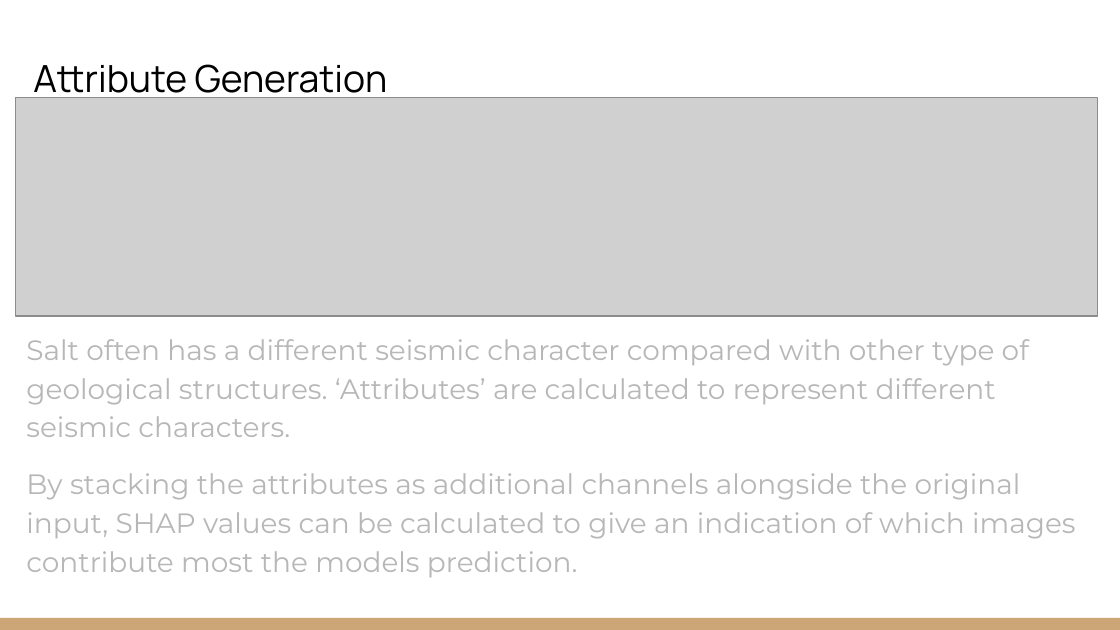
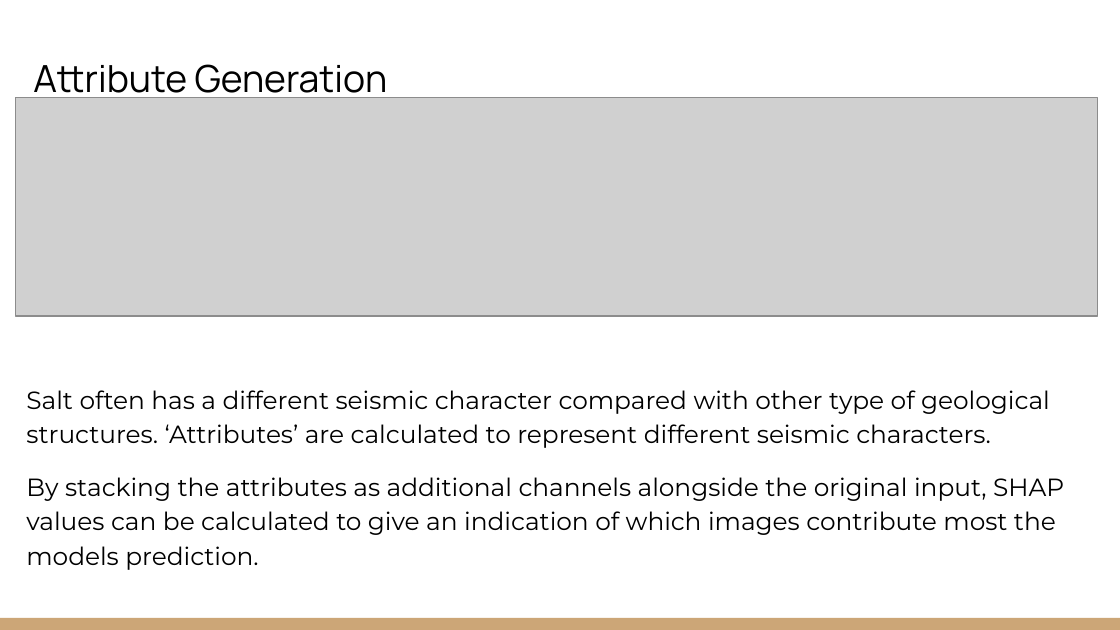
Before and after one commit to EdwinB12/Explainable-Christmas, a slide deck: slide 3 of Presentations/EAGE_Hackathon_2022_Explainable_Christmas.pptx. Drawn at 1120x630 pixels with LibreOffice and Linux fonts; fonts in the diff are those of the drawing; grey boxes stand for pictures. Boxes give left, top, right and bottom in pixels: in the first picture for what was removed or moved away, otherwise in the second. Text is boxed around its words. In the diff, an @@ line names an element or a change of style, - is before the commit and + after.

```diff
--- a/Presentations/EAGE_Hackathon_2022_Explainable_Christmas.pptx
+++ b/Presentations/EAGE_Hackathon_2022_Explainable_Christmas.pptx
@@ text "Salt often has a different ...": place and size @@
-text "Salt often has a different ..." at box(26, 339, 1076, 577)
+text "Salt often has a different ..." at box(26, 390, 1064, 570)
@@ text "Salt often has a different ..." at box(26, 390, 1064, 570): size 18 to 16 pt, text colour #B7B7B7 to #000000 @@
```
Also in this commit, not shown: 4 other slides changed, 7 slides added, 11 slides removed, 3 other files.
